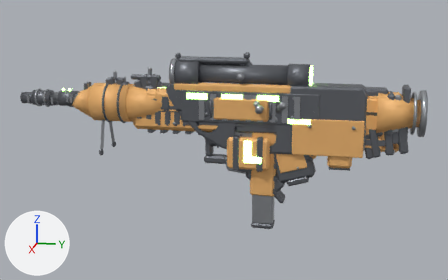
One commit to the glTF model public/weapons_authored.glb: the scene before it, then after it.
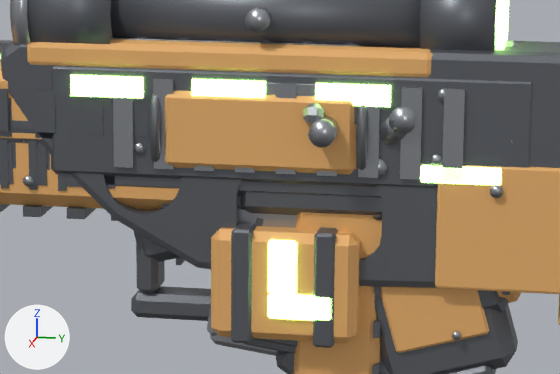
There are two pictures of each version: one whole from a 50 mm lens placed at (1.988, 0.308, 0.486), pointed at (-0.006, -0.091, -0.013), one close up on the part from 37% to 73% of the width and 25% to 64% of the height. The axes (+X, +Y, +Z) are drawn at lower left. The lights are the same throughout. The last two pictures show the newer version. Vertices at exactly the same position are counted once.

The first close-up shows 'weapon_boltsniper', 'weapon_dmr', 'weapon_energyshotgun', 'weapon_fuelrod', 'weapon_lmg', 'weapon_m4', 'weapon_magnum', 'weapon_needler', 'weapon_rifle', 'weapon_rpg', 'weapon_uzi' and 3 more.
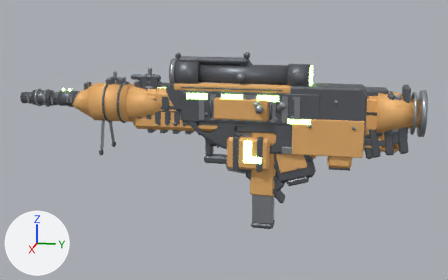
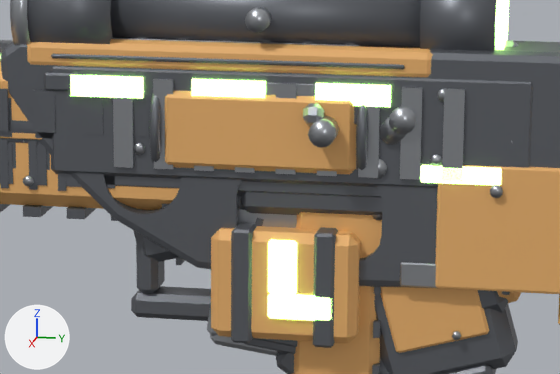
Location of each change, (x1, y1, x2, y2) in pixels of the close-ups (560 x 374 px):
part 1 of me_profile, added: after (44, 72, 87, 91)
part 2 of me_profile, added: after (51, 54, 405, 69)
part 3 of me_profile, added: after (400, 262, 437, 288)

The edits, one by one:
me_profile is used by ob_weapon_needler; location (0.0, 0.0, 0.0).
me_profile had 704 vertices, 1352 faces and spanned x -0.044..0.049, y -0.36..0.371, z -0.043..0.283.
me_profile now has 904 vertices, 1716 faces and spans x -0.045..0.049, y -0.366..0.371, z -0.043..0.283.
me_profile part 1: a new loose piece of 16 vertices spanning x 0.041..0.045, y -0.232..-0.189, z 0.136..0.154, in mat_dark_metal (grey #6f7379).
me_profile part 2: a new loose piece of 16 vertices spanning x 0.041..0.044, y -0.225..0.109, z 0.167..0.172, in mat_dark_metal (grey #6f7379).
me_profile part 3: a new loose piece of 16 vertices spanning x 0.04..0.043, y 0.109..0.355, z -0.038..-0.014, in mat_metal (grey #b3b6bc).
Other edits to the shape of me_profile do not show in these pictures.
